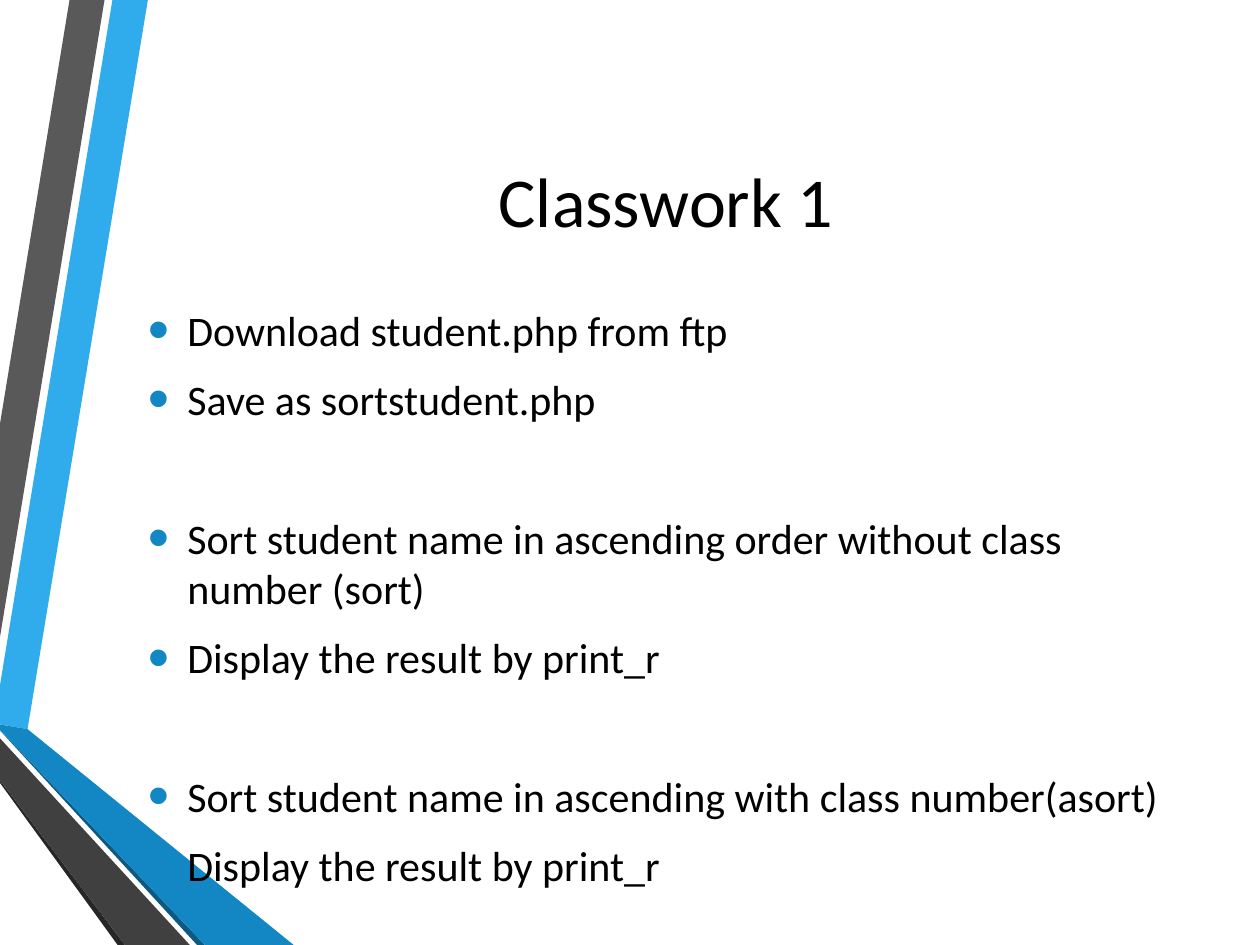
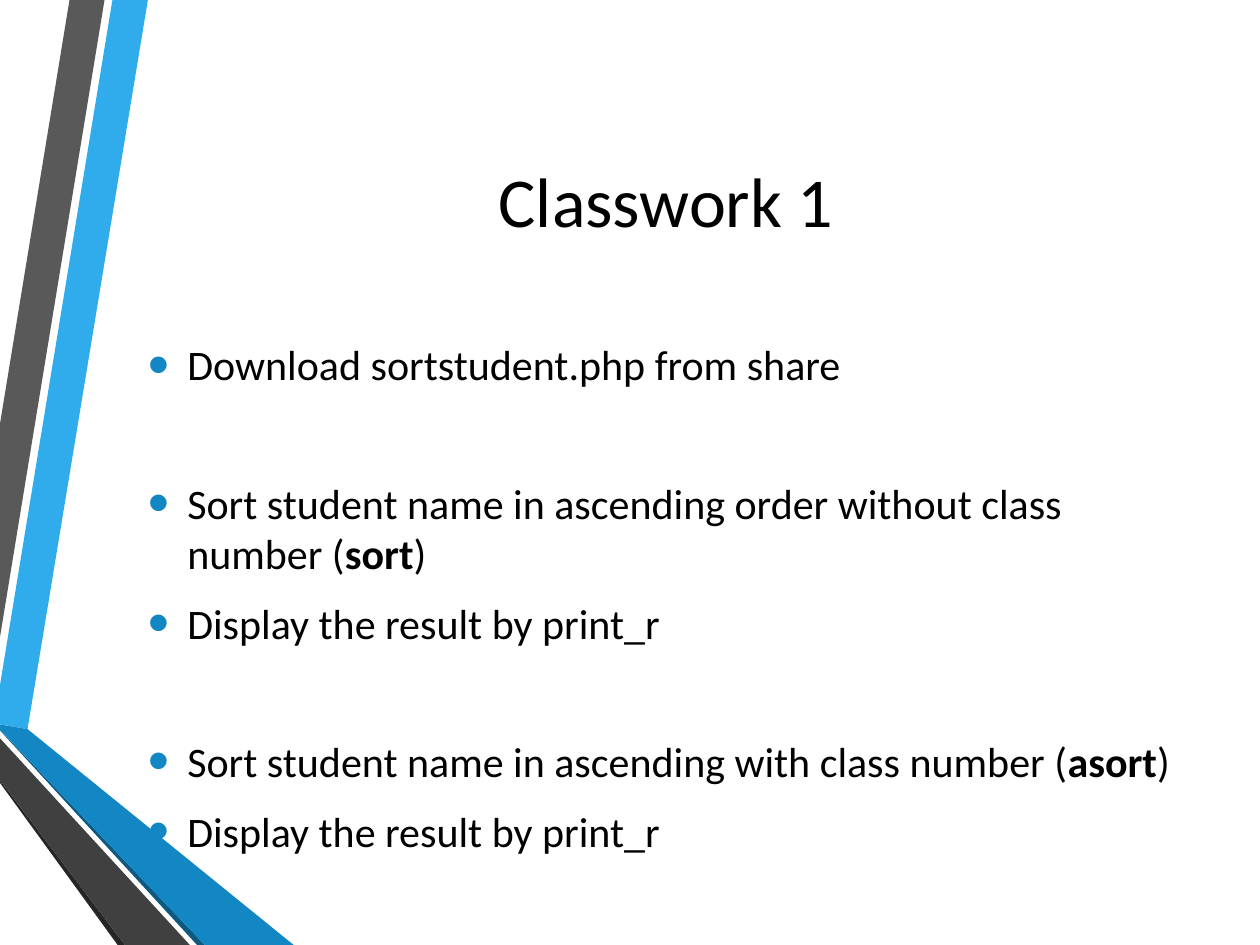
Before and after one commit to hatted/fevaworks-php, a slide deck: slide 5 of php-fw6/lesson6.pptx. Drawn at 1260x945 pixels with LibreOffice and Linux fonts; fonts in the diff are those of the drawing; background and template pictures are left out. Boxes give left, top, right and bottom in pixels: in the first picture for what was removed or moved away, otherwise in the second. Text is boxed around its words. In the diff, an @@ line names an element or a change of style, - is before the commit and + after.

```diff
--- a/php-fw6/lesson6.pptx
+++ b/php-fw6/lesson6.pptx
@@ text at (187, 350, 841, 387): text changed @@
-• Download student.php from ftp
-• Save as sortstudent.php
+• Download sortstudent.php from share
@@ text at (187, 489, 1061, 575): bold on in "(sort)" @@
@@ text at (187, 746, 1170, 785): spaces changed @@
-• Sort student name in ascending with class number(asort)
+• Sort student name in ascending with class number (asort)
```
Also in this commit, not shown: 4 other slides changed, 3 slides added, 55 other files.
